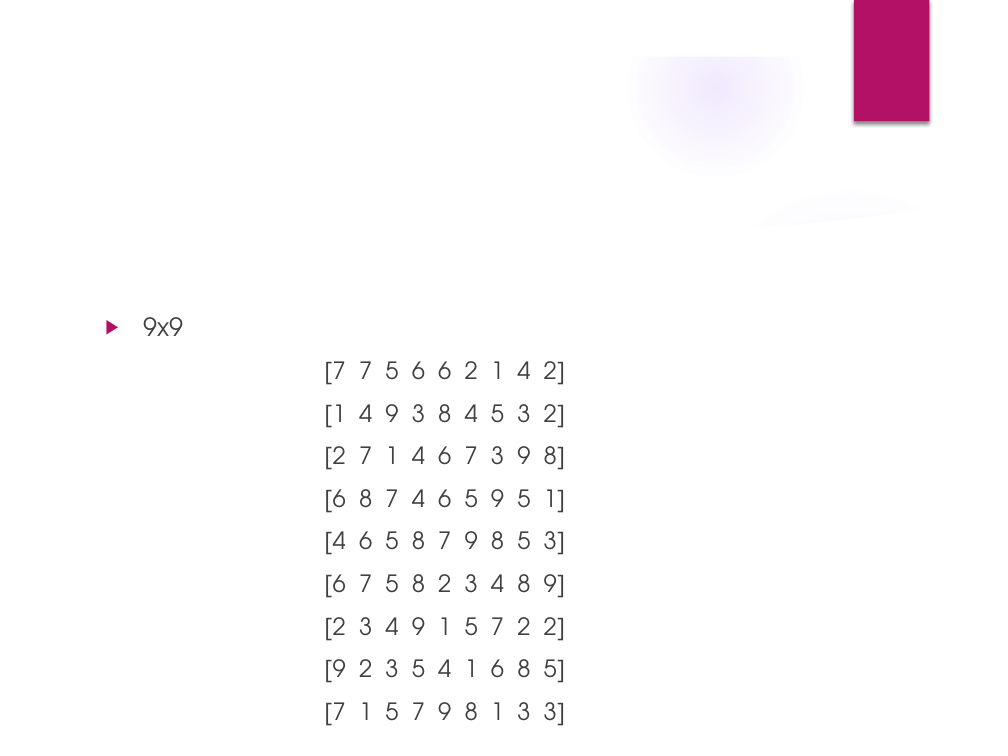
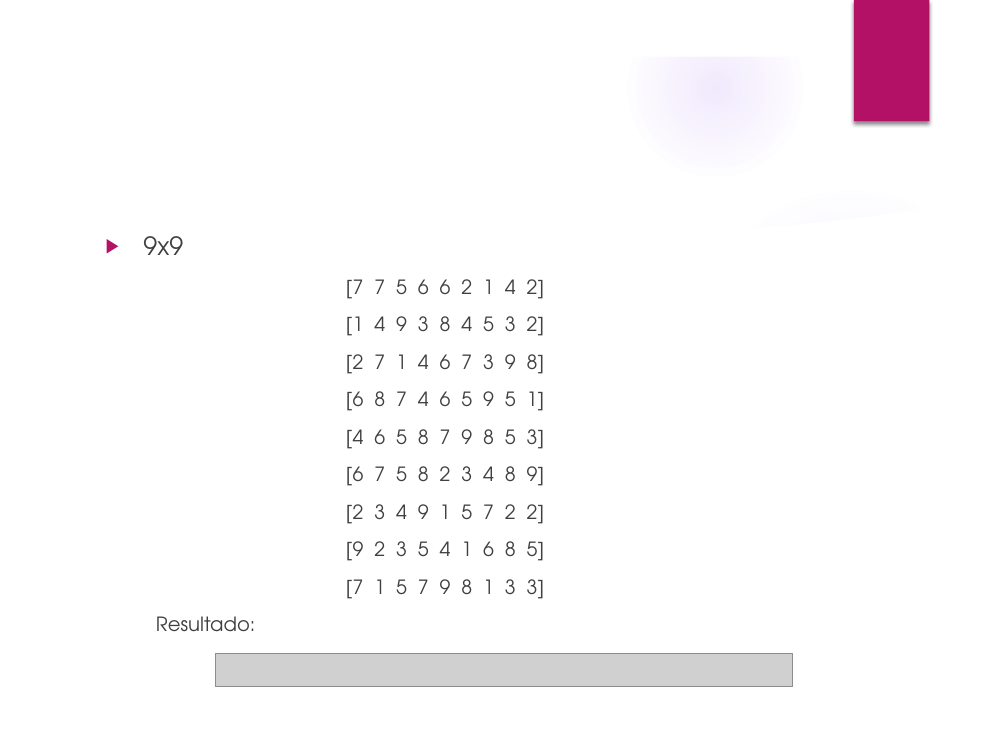
Before and after one commit to raunavcru/hitori-ia, a slide deck: slide 11 of Presentacion.pptx. Drawn at 1008x756 pixels with LibreOffice and Linux fonts; fonts in the diff are those of the drawing; grey boxes stand for pictures; background and template pictures are left out. Boxes give left, top, right and bottom in pixels: in the first picture for what was removed or moved away, otherwise in the second. Text is boxed around its words. In the diff, an @@ line names an element or a change of style, - is before the commit and + after.

```diff
--- a/Presentacion.pptx
+++ b/Presentacion.pptx
@@ text "9x9": place and size @@
-text "9x9" at [143, 317, 565, 726]
+text "9x9" at [143, 236, 545, 632]
@@ text at [346, 279, 545, 599]: size 17 to 14 pt in "[7 7 5 6 6 2 1 ...", "[1 4 9 3 8 4 5 ...", "[2 7 1 4 6 7 3 ...", "[6 8 7 4 6 5 9 ..." and 5 more places @@
@@ text at [156, 616, 255, 632]: paragraph added @@
+Resultado:
@@ picture added at [216, 654, 793, 686] @@
```
Also in this commit, not shown: 4 other slides changed, 1 slide removed.
